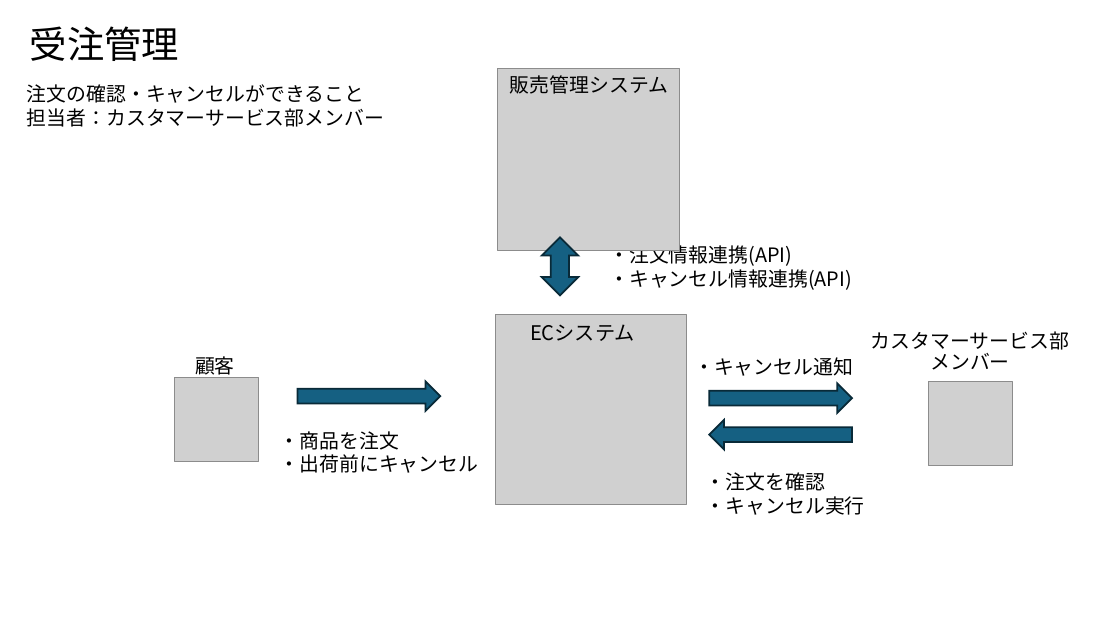
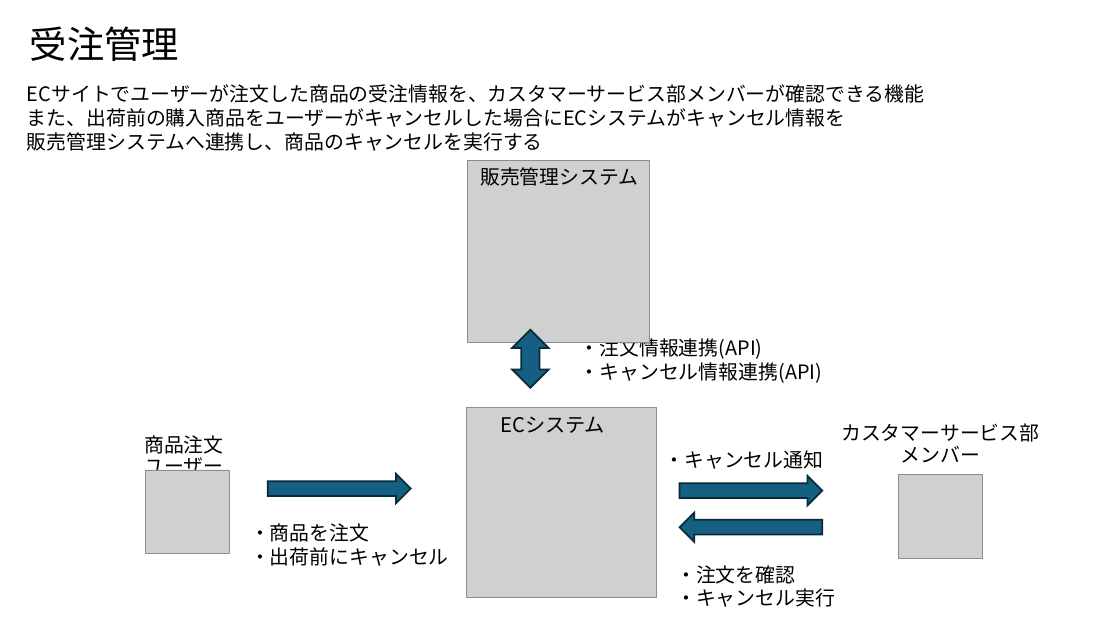
Before and after one commit to NaoyaIshizumi-Pasona/pm-cause-ec, a slide deck: slide 6 of 提案書/別紙1_サイト管理者の業務概要図.pptx (slide 5 before the commit). Drawn at 1120x630 pixels with LibreOffice and Linux fonts; fonts in the diff are those of the drawing; grey boxes stand for pictures. Boxes give left, top, right and bottom in pixels: in the first picture for what was removed or moved away, otherwise in the second. Text is boxed around its words. In the diff, an @@ line names an element or a change of style, - is before the commit and + after.

```diff
--- a/提案書/別紙1_サイト管理者の業務概要図.pptx
+++ b/提案書/別紙1_サイト管理者の業務概要図.pptx
@@ text at [27, 84, 924, 151]: text changed @@
-注文の確認・キャンセルができること
-担当者：カスタマーサービス部メンバー
+ECサイトでユーザーが注文した商品の受注情報を、カスタマーサービス部メンバーが確認できる機能
+また、出荷前の購入商品をユーザーがキャンセルした場合にECシステムがキャンセル情報を
+販売管理システムへ連携し、商品のキャンセルを実行する
@@ 2 texts, 1 up down arrow: place and size @@
-2 texts, 1 up down arrow at [510, 75, 668, 341]
+2 texts, 1 up down arrow at [480, 167, 638, 433]
@@ text at [144, 435, 223, 480]: text changed @@
-顧客
+商品注文ユーザー
@@ 5 texts, 4 pictures, 3 right arrows: place and size @@
-5 texts, 4 pictures, 3 right arrows at [175, 68, 1069, 515]
+5 texts, 4 pictures, 3 right arrows at [145, 161, 1039, 607]
```
Also in this commit, not shown: 7 other slides changed, 1 slide added.
